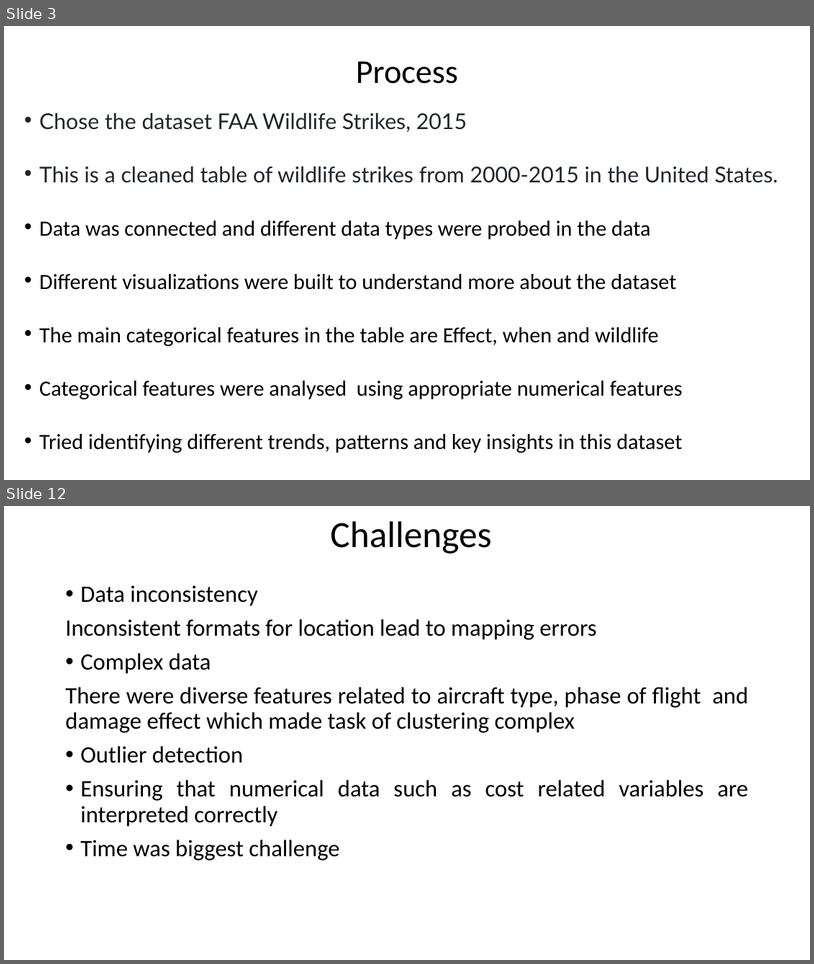
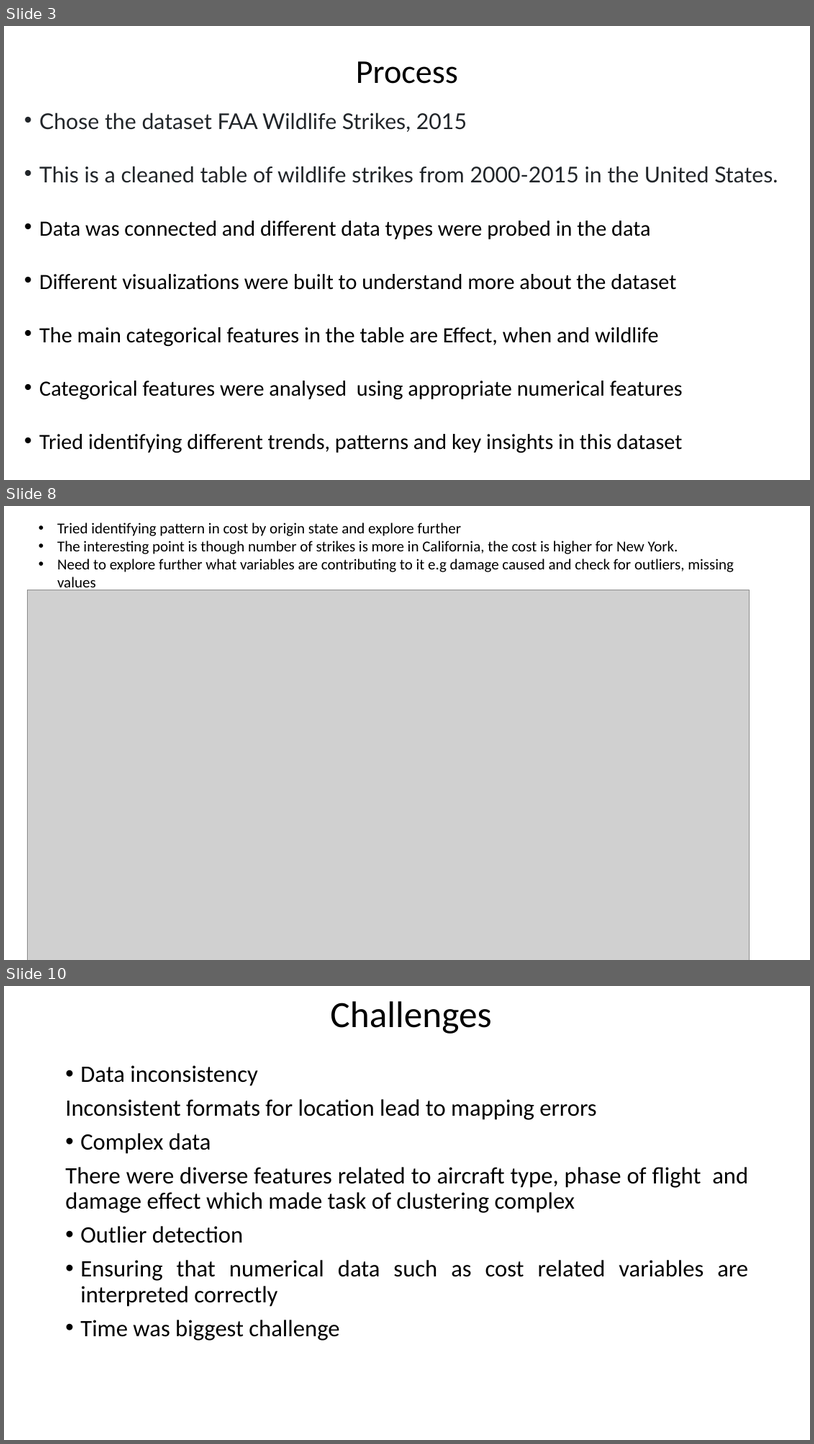
Before and after one commit to Gurkiran-Kaur/Tableau_project, a slide deck: TableauPresentation2FAAWildlifeStrikesKaurGurkiran.pptx. Shown one above the other, each under a label of ours: slides 3 and 12 before the commit, slides 3, 8 and 10 after it; the slides between them are not shown. The pictures are 814x964 and 814x1444 pixels, drawn with LibreOffice and Linux fonts; fonts in the diff are those of the drawing; grey boxes stand for pictures. Boxes give left, top, right and bottom in pixels: in the first picture for what was removed or moved away, otherwise in the second. Text is boxed around its words. In the diff, an @@ line names an element or a change of style, - is before the commit and + after.

```diff
--- a/TableauPresentation2FAAWildlifeStrikesKaurGurkiran.pptx
+++ b/TableauPresentation2FAAWildlifeStrikesKaurGurkiran.pptx
@@ slide 8 added at <box>4,506,810,960</box>, background #FFFFFF @@
@@ text added at <box>57,523,734,592</box>, 18 pt, text #000000 @@
+• Tried identifying pattern in cost by origin state and explore further
+• The interesting point is though number of strikes is more in California, the cost is higher for New York.
+• Need to explore further what variables are contributing to it e.g damage caused and check for outliers, missing values
@@ picture added at <box>27,590,749,960</box> @@
@@ what was slide 12 is now slide 10 @@
```
Also in this commit, not shown: 1 slide changed, 3 other slides added, 6 slides removed.
